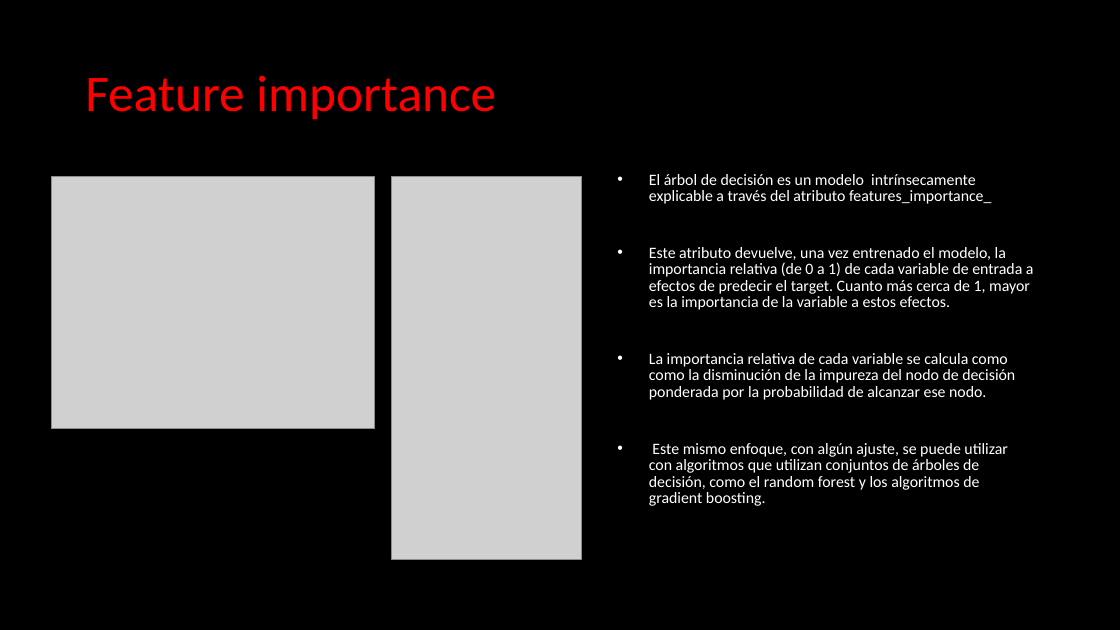
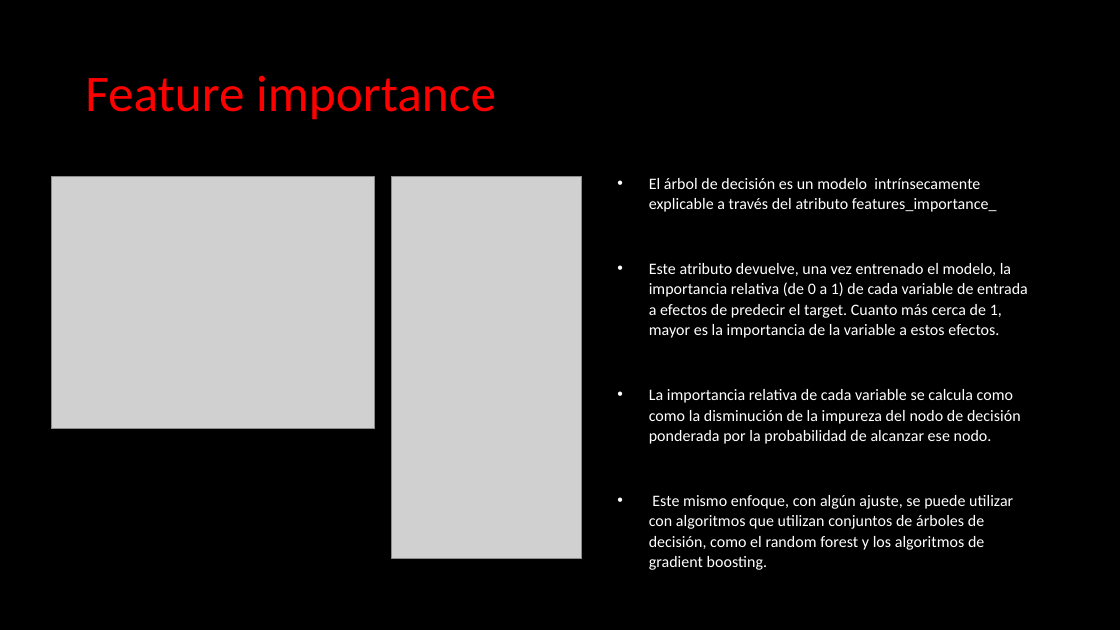
Before and after one commit to isotomor/DSPT_TBS_SVL_0922, a slide deck: slide 19 of 3-Machine_Learning/1-Supervisado/3-RegorClass/5-Decision_Trees/ML - Árboles de decisión.pptx. Drawn at 1120x630 pixels with LibreOffice and Linux fonts; fonts in the diff are those of the drawing; grey boxes stand for pictures. Boxes give left, top, right and bottom in pixels: in the first picture for what was removed or moved away, otherwise in the second. Text is boxed around its words. In the diff, an @@ line names an element or a change of style, - is before the commit and + after.

```diff
--- a/3-Machine_Learning/1-Supervisado/3-RegorClass/5-Decision_Trees/ML - Árboles de decisión.pptx
+++ b/3-Machine_Learning/1-Supervisado/3-RegorClass/5-Decision_Trees/ML - Árboles de decisión.pptx
@@ text "El árbol de decisión es ..." at [649,178,1028,570]: size 13.6 to 13.8 pt; line spacing 0.87 to 1.07 @@
```
Also in this commit, not shown: 2 other slides changed, 3 other files.
